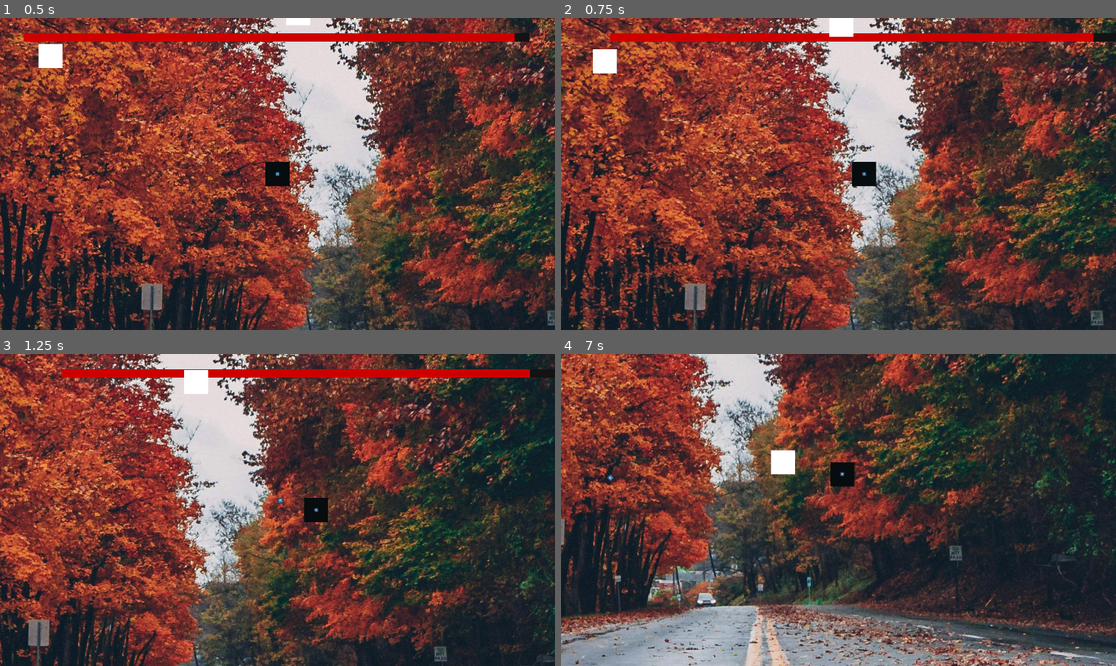
Above: before the commit, frames 1-4 (two rows, left to right).
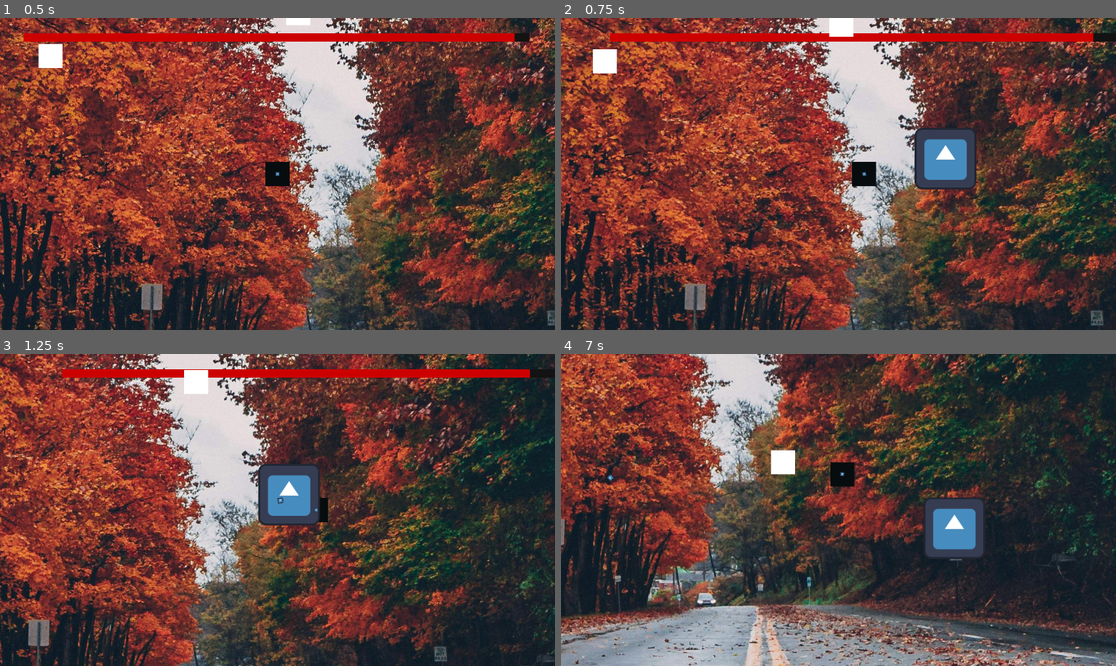
Above: after the commit, the same moments.

Repository: Beverstaart27/mage-game-poc
Game: Godot game, scene res://node_3d.tscn
Two runs of this game, one before a commit and one after it. Both use one fixed random seed, a clock stepped at 60 frames per second and the inputs below. The engine's default icon, where the game draws it, is replaced by a stand-in: a white triangle on a blue panel in a dark square.
Inputs (mouse positions are in pixels of both pictures, inside the frame that each line leads up to):
- Up to frame 1 (0.5 s): no input
- Up to frame 2 (0.75 s): move the mouse to (960, 158) at 0.52 s; hold D (right) from 0.53 s (still down); tap E (fire_spell_E, bound only after the commit) at 0.6 s
- Up to frame 3 (1.25 s): keep holding D (right); click (399, 494) at 0.8 s
- Up to frame 4 (7 s): move the mouse to (727, 525) at 1.27 s; release D (right) at 1.28 s; hold S (down) 1.28-2.03 s; click (727, 525) at 1.35 s; tap Q (fire_spell_Q) at 1.55, 2.1, 3.8, 4.35, 6.05, 6.6 s; move the mouse to (894, 441) at 2.02 s; hold D (right) 2.03-2.78 s; tap E (fire_spell_E, bound only after the commit) at 2.3, 2.85, 4.55, 5.1, 6.8 s; move the mouse to (810, 572) at 2.77 s; hold W (up) 2.78-3.53 s; click (810, 572) at 3.05 s; move the mouse to (1005, 556) at 3.52 s; hold A (left) 3.53-5.03 s; click (1005, 556) at 3.6 s; move the mouse to (672, 463) at 4.27 s; move the mouse to (866, 510) at 5.02 s; hold S (down) 5.03-5.78 s; click (866, 510) at 5.3 s; move the mouse to (755, 432) at 5.77 s; hold D (right) 5.78-6.53 s; click (755, 432) at 5.85 s; move the mouse to (960, 494) at 6.52 s; hold W (up) from 6.53 s (still down)

Frame 1 is identical in both runs. In frame 2, 2.1% of the frame differs, in the area x 63-75%, y 35-56%; in frame 3, 2.1%; in frame 4, 1.9%.

Commit message:
nog een spell

Diff:
--- a/project.godot
+++ b/project.godot
@@ -54,5 +54,6 @@
 }
 fire_spell_E={
 "deadzone": 0.5,
-"events": []
+"events": [Object(InputEventKey,"resource_local_to_scene":false,"resource_name":"","device":-1,"window_id":0,"alt_pressed":false,"shift_pressed":false,"ctrl_pressed":false,"meta_pressed":false,"pressed":false,"keycode":0,"physical_keycode":69,"key_label":0,"unicode":101,"location":0,"echo":false,"script":null)
+]
 }
--- a/scenes/character.tscn
+++ b/scenes/character.tscn
@@ -37,6 +37,8 @@
 [node name="spell2Cooldown" type="Timer" parent="spellHand"]
 wait_time = 5.0
 
+[node name="spell3Cooldown" type="Timer" parent="spellHand"]
+
 [node name="playerSprite" type="Sprite2D" parent="."]
 modulate = Color(0.027451, 0.0470588, 0.054902, 1)
 scale = Vector2(50, 50)
@@ -70,5 +72,6 @@
 
 [connection signal="timeout" from="spellHand/spell1Cooldown" to="spellHand" method="_on_spell_1_cooldown_timeout"]
 [connection signal="timeout" from="spellHand/spell2Cooldown" to="spellHand" method="_on_spell_2_cooldown_timeout"]
+[connection signal="timeout" from="spellHand/spell3Cooldown" to="spellHand" method="_on_spell_3_cooldown_timeout"]
 [connection signal="area_entered" from="playerBody" to="." method="_on_area_2d_area_entered"]
 [connection signal="body_entered" from="playerBody" to="." method="_on_area_2d_body_entered"]
--- /dev/null
+++ b/scenes/spellScenes/AreaSpell.tscn
@@ -0,0 +1,26 @@
+[gd_scene load_steps=4 format=3 uid="uid://cajhnkntiuxp"]
+
+[ext_resource type="Script" path="res://scripts/AreaSpell.gd" id="1_qyup0"]
+[ext_resource type="Texture2D" uid="uid://dtvniaywjf2ow" path="res://icon.svg" id="2_h6glc"]
+
+[sub_resource type="RectangleShape2D" id="RectangleShape2D_h8gd5"]
+size = Vector2(129, 129)
+
+[node name="Node2D" type="CharacterBody2D"]
+script = ExtResource("1_qyup0")
+
+[node name="Sprite2D" type="Sprite2D" parent="."]
+texture = ExtResource("2_h6glc")
+
+[node name="EnemyDetection" type="Area2D" parent="."]
+collision_mask = 3
+
+[node name="CollisionShape2D" type="CollisionShape2D" parent="EnemyDetection"]
+position = Vector2(-0.5, -0.5)
+shape = SubResource("RectangleShape2D_h8gd5")
+
+[node name="LifeCycle" type="Timer" parent="."]
+autostart = true
+
+[connection signal="area_entered" from="EnemyDetection" to="." method="_on_enemy_detection_area_entered"]
+[connection signal="timeout" from="LifeCycle" to="." method="_on_life_cycle_timeout"]
--- /dev/null
+++ b/scripts/AreaSpell.gd
@@ -0,0 +1,24 @@
+extends DamageSpell
+
+const SPELL_DAMAGE: int = 15
+var pos:Vector2
+var rot: float
+var dir: float
+
+# Called when the node enters the scene tree for the first time.
+func _ready() -> void:
+	global_position = pos
+	global_rotation = rot
+	damage = SPELL_DAMAGE
+	cooldown = 3
+	position = get_global_mouse_position()
+
+
+func _on_life_cycle_timeout() -> void:
+	queue_free()
+
+
+func _on_enemy_detection_area_entered(area: Area2D) -> void:
+	if area.is_in_group("enemy"):
+		var enemyHit: Node = area.owner
+		enemyHit.lowerHealth(damage)
--- a/scripts/playerScripts/CharacterAttack.gd
+++ b/scripts/playerScripts/CharacterAttack.gd
@@ -2,6 +2,7 @@
 
 const SPELLSPRITE1 = preload("res://scenes/spellScenes/basic_spell_1.tscn")
 const SPELLSPRITE2 = preload("res://scenes/spellScenes/BigSpell.tscn")
+const SPELLSPRITE3 = preload("res://scenes/spellScenes/AreaSpell.tscn")
 @onready var spawnLocation: Marker2D = $SpellSpawnLocation
 
 @onready var spell1: DamageSpell = get_node("../basic_spell_1.tscn") #hahahahhaha deze zijn null :D:D:D::D:D:D:D:D:D:D::D:D:D:D:D:D:D:D:D:D
@@ -22,15 +23,18 @@
 	look_at(get_global_mouse_position())
 
 	if Input.is_action_just_pressed("fire_spell_LMB") && !onCooldown1:
-		print(spell1)
+		print(onCooldown3)
 		shootSpell(1, cooldownTime1)
-
 		#print("i say what what")
 
 	if Input.is_action_just_pressed("fire_spell_Q") && !onCooldown2:
 		shootSpell(2, cooldownTime2)
 		#print("in the butt")
 
+	if Input.is_action_just_pressed("fire_spell_E") && !onCooldown3:
+		print("hehehe")
+		shootSpell(3, cooldownTime3)
+		#print("in the butt")
 
 func shootSpell(spell: int, cooldown: float) -> void:
 	var spell_instance
@@ -40,14 +44,22 @@
 			onCooldown1 = true
 			$spell1Cooldown.start(cooldown)
 			spell_instance = SPELLSPRITE1.instantiate()
+			get_tree().root.add_child(spell_instance)
+			spell_instance.global_position = spawnLocation.global_position
+			spell_instance.rotation = rotation
 		2:
 			onCooldown2 = true
 			$spell2Cooldown.start(cooldown)
 			spell_instance = SPELLSPRITE2.instantiate()
-
-	get_tree().root.add_child(spell_instance)
-	spell_instance.global_position = spawnLocation.global_position
-	spell_instance.rotation = rotation
+			get_tree().root.add_child(spell_instance)
+			spell_instance.global_position = spawnLocation.global_position
+			spell_instance.rotation = rotation
+		3:
+			onCooldown3 = true
+			$spell3Cooldown.start(cooldown)
+			spell_instance = SPELLSPRITE3.instantiate()
+			get_tree().root.add_child(spell_instance)
+			spell_instance.global_position = get_global_mouse_position()
 
 func _on_spell_1_cooldown_timeout() -> void:
 	#print("1")
@@ -56,3 +68,5 @@
 func _on_spell_2_cooldown_timeout() -> void:
 	#print("2")
 	onCooldown2 = false
+func _on_spell_3_cooldown_timeout() -> void:
+	onCooldown3 = false
